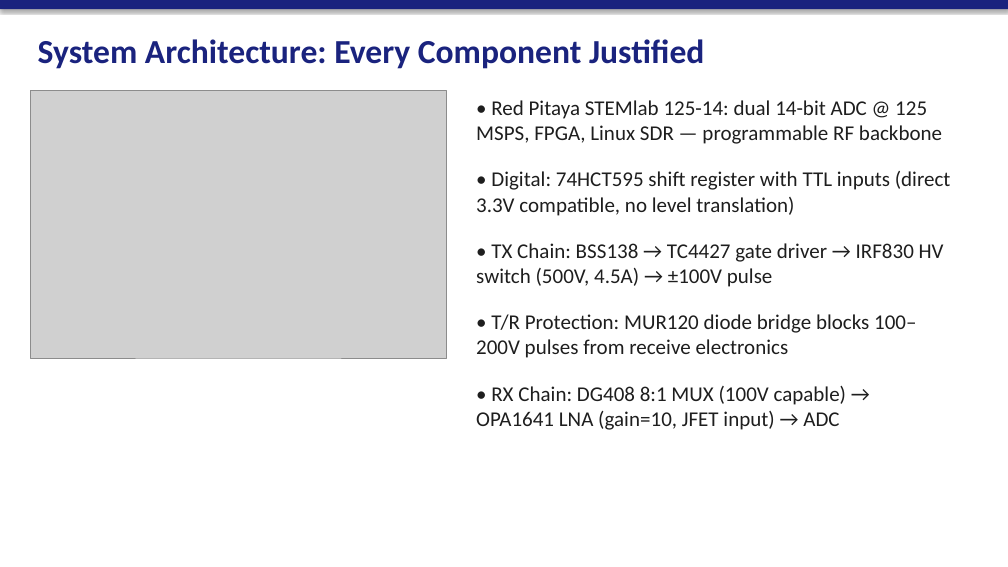
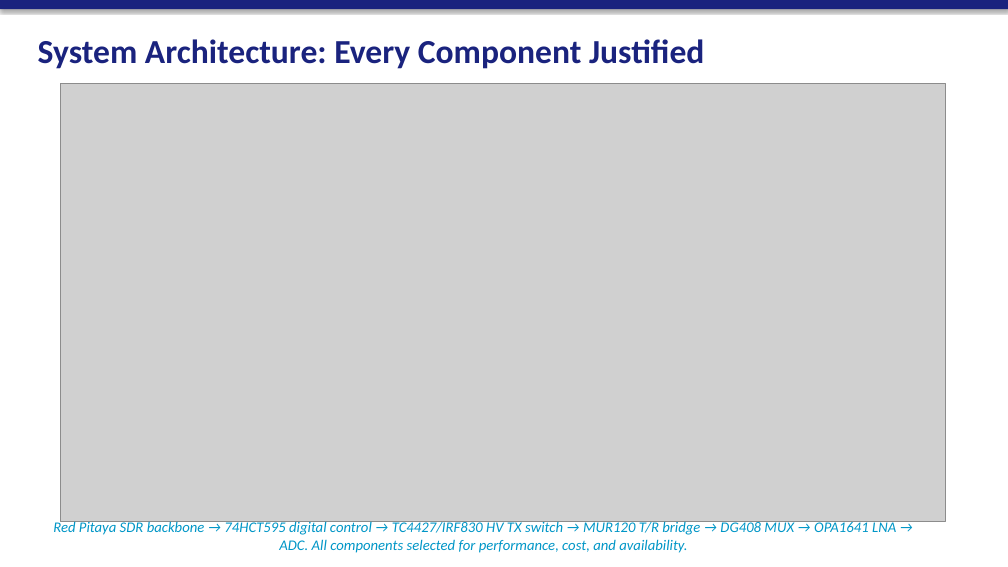
Before and after one commit to svenclawdbot-ai/acoustic-research, a slide deck: slide 10 of TurboQuant_Investor_Pitch_Deck.pptx. Drawn at 1008x567 pixels with LibreOffice and Linux fonts; fonts in the diff are those of the drawing; grey boxes stand for pictures. Boxes give left, top, right and bottom in pixels: in the first picture for what was removed or moved away, otherwise in the second. Text is boxed around its words. In the diff, an @@ line names an element or a change of style, - is before the commit and + after.

Commit message:
Update pitch deck with meaningful physics figures
Replaced broken/placeholder images with clean, generated visuals:
- pitch_physics_shear_waves.png: 3-panel figure showing wave propagation,
  stiffness contrast (healthy vs fibrotic liver), and phase velocity dispersion
- pitch_physics_bayesian.png: 3-panel figure showing parameter misfit landscape,
  Bayesian posterior distribution, and SNR robustness validation
- pitch_system_architecture.png: Clean block diagram of full signal chain

Updated generate_pitch_deck.py to use new image paths with captions.
All figures generated from validated physics parameters (Zener model,
G0=2kPa, Ginf=4kPa, tau=5ms, 100Hz excitation).

```diff
--- a/TurboQuant_Investor_Pitch_Deck.pptx
+++ b/TurboQuant_Investor_Pitch_Deck.pptx
@@ picture: place and size @@
-picture at [30,91,446,358]
+picture at [60,83,945,522]
@@ text at [53,519,896,553]: text changed; size 20 to 14 pt; text colour #1E1E1E to #0096C7; italic on @@
-• Red Pitaya STEMlab 125-14: dual 14-bit ADC @ 125 MSPS, FPGA, Linux SDR — programmable RF backbone
-• Digital: 74HCT595 shift register with TTL inputs (direct 3.3V compatible, no level translation)
-• TX Chain: BSS138 → TC4427 gate driver → IRF830 HV switch (500V, 4.5A) → ±100V pulse
-• T/R Protection: MUR120 diode bridge blocks 100–200V pulses from receive electronics
-• RX Chain: DG408 8:1 MUX (100V capable) → OPA1641 LNA (gain=10, JFET input) → ADC
+Red Pitaya SDR backbone → 74HCT595 digital control → TC4427/IRF830 HV TX switch → MUR120 T/R bridge → DG408 MUX → OPA1641 LNA → ADC. All components selected for performance, cost, and availability.
```
Also in this commit, not shown: 4 other slides changed, 1 slide added, 1 slide removed, 4 other files.
